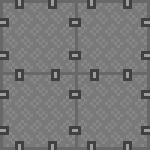
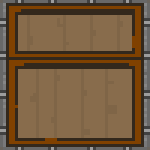
Layers edited between the first and the second (150, 150) image:
added group "blockedTile_01.png" with 2 layers above "wallTile_D_01.png" over [0, 0, 150, 150]
added layer "size" in group "blockedTile_01.png" over [0, 0, 150, 150]
added layer "Layer 16" in group "blockedTile_01.png" over [6, 3, 144, 147]
